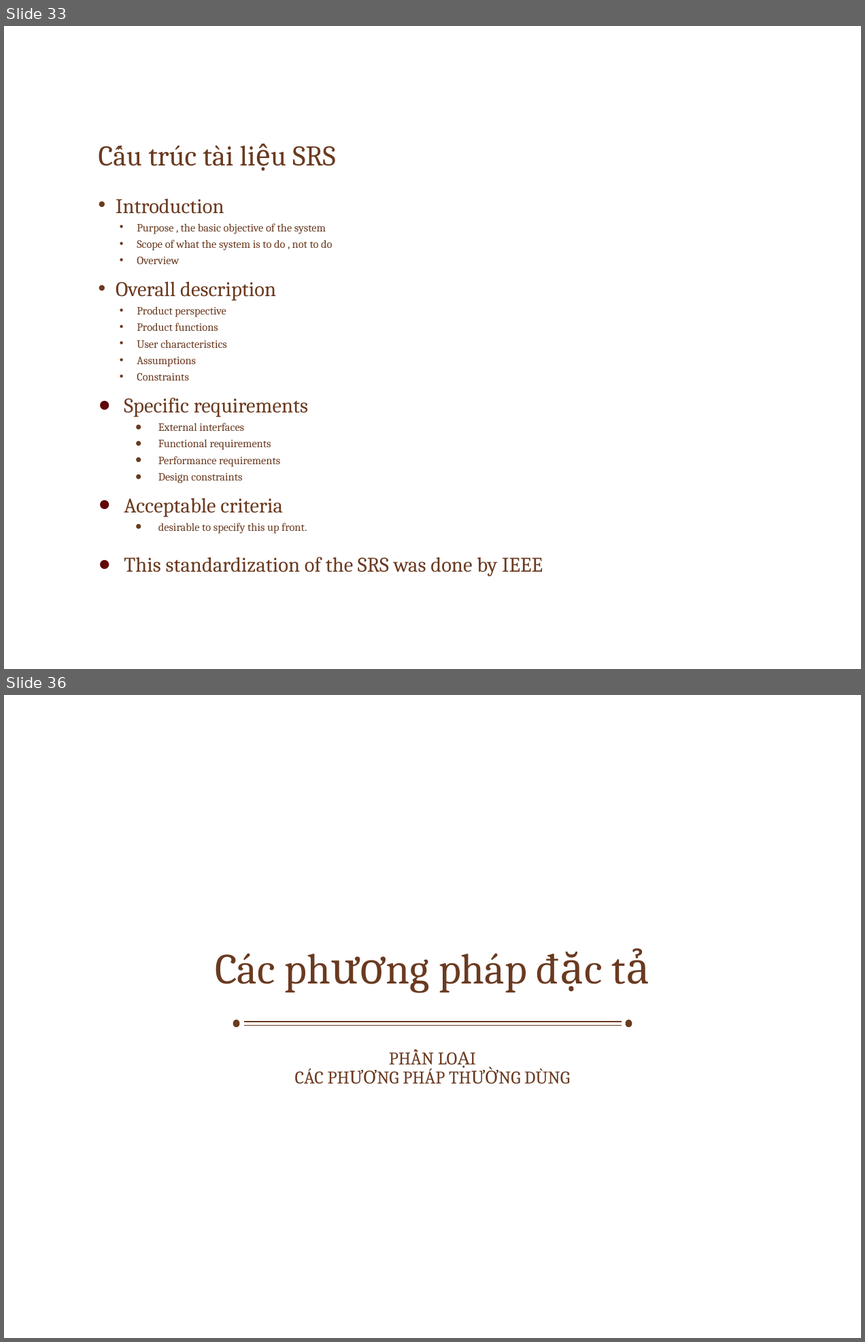
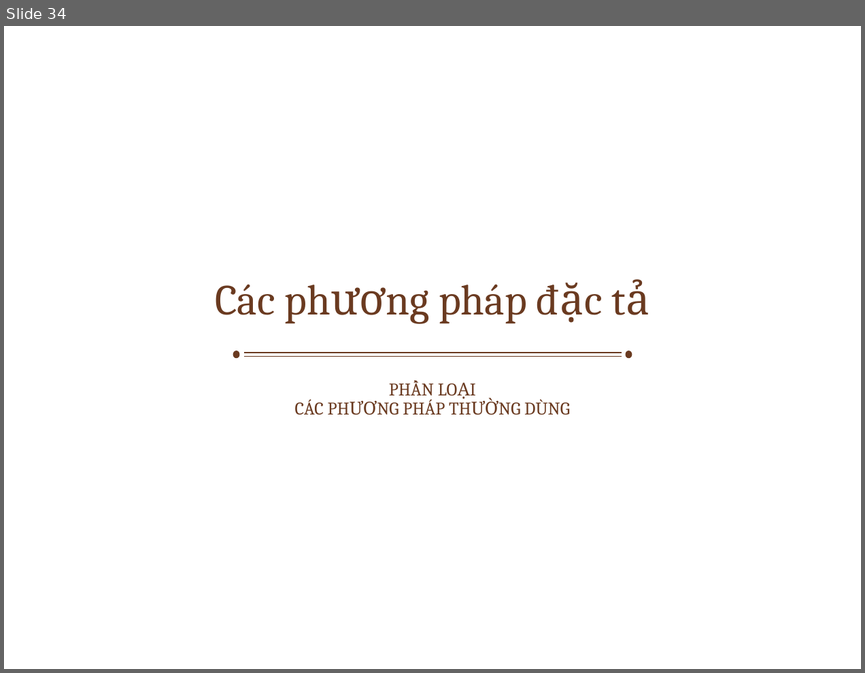
Before and after one commit to ChrisJamison/seminar_cnpm, a slide deck: Seminar/Software Requirement.pptx. Shown one above the other, each under a label of ours: slides 33 and 36 before the commit, slide 34 after it; the slides between them are not shown. The pictures are 865x1342 and 865x673 pixels, drawn with LibreOffice and Linux fonts; fonts in the diff are those of the drawing; background and template pictures are left out. Boxes give left, top, right and bottom in pixels: in the first picture for what was removed or moved away, otherwise in the second. Text is boxed around its words. In the diff, an @@ line names an element or a change of style, - is before the commit and + after.

Commit message:
Updated tài liệu pdf Updated slide cờ Khoa, done

```diff
--- a/Seminar/Software Requirement.pptx
+++ b/Seminar/Software Requirement.pptx
@@ slide 33 removed at [4, 26, 861, 669], background picture (left out) @@
@@ title removed at [148, 145, 335, 166] @@
-Cấu trúc tài liệu SRS
@@ text removed at [116, 199, 543, 576] @@
-• Introduction
-  • Purpose , the basic objective of the system
-  • Scope of what the system is to do , not to do
-  • Overview
-• Overall description
-  • Product perspective
-  • Product functions
-  • User characteristics
-  • Assumptions
-  • Constraints
-● Specific requirements
-  ● External interfaces
-  ● Functional requirements
-  ● Performance requirements
-  ● Design constraints
-● Acceptable criteria
-  ● desirable to specify this up front.
-● This standardization of the SRS was done by IEEE
@@ what was slide 36 is now slide 34 @@
```
Also in this commit, not shown: 3 slides changed, 10 slides added, 11 other slides removed, 1 other file.
